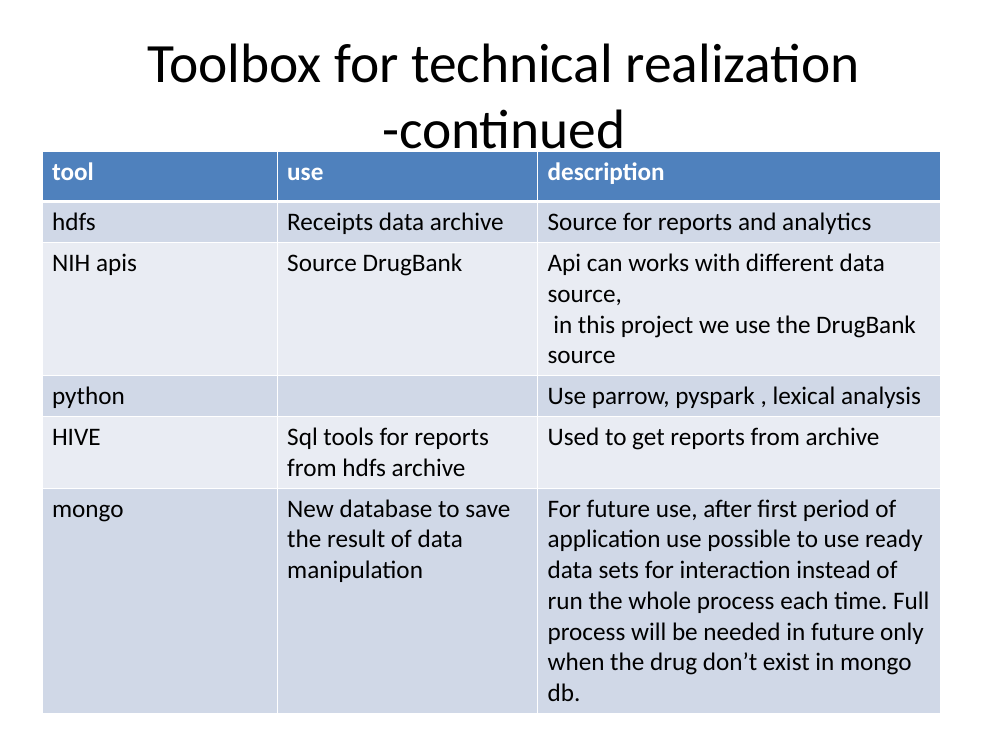
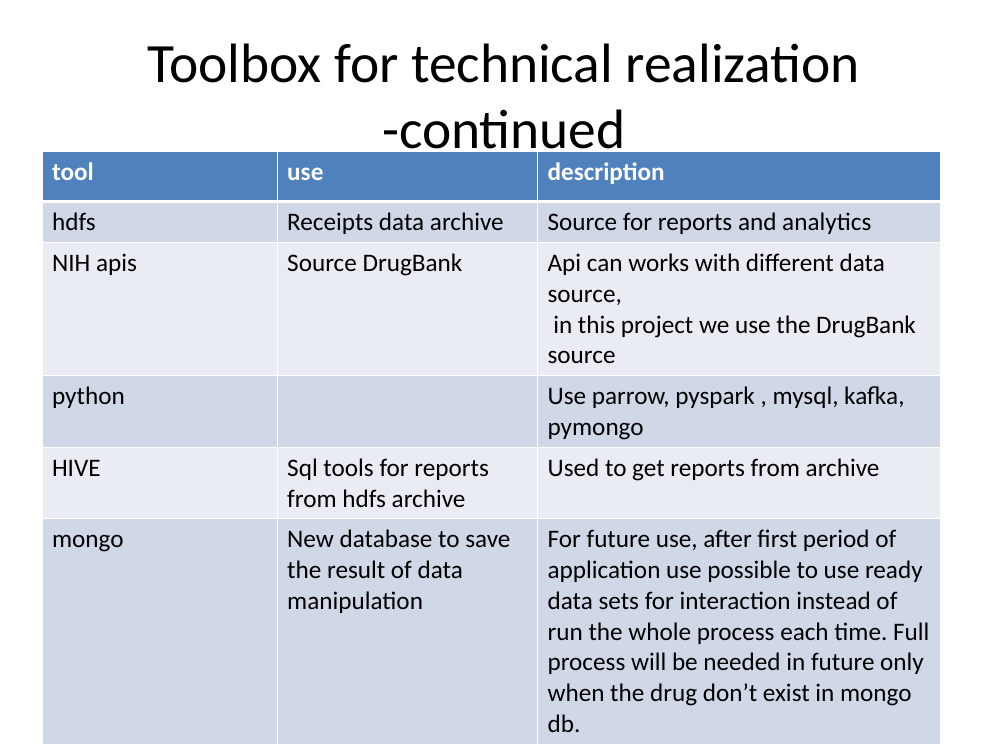
Before and after one commit to katkovOlga/nayaProject, a slide deck: slide 9 of FinalProject.pptx. Drawn at 1008x756 pixels with LibreOffice and Linux fonts; fonts in the diff are those of the drawing. Boxes give left, top, right and bottom in pixels: in the first picture for what was removed or moved away, otherwise in the second. Text is boxed around its words. In the diff, an @@ line names an element or a change of style, - is before the commit and + after.

```diff
--- a/FinalProject.pptx
+++ b/FinalProject.pptx
@@ table at (x1=42, y1=151, x2=940, y2=737) @@
-row 4, column 3: Use parrow, pyspark , lexical analysis
+row 4, column 3: Use parrow, pyspark , mysql, kafka, pymongo
```
Also in this commit, not shown: 3 other slides changed, 5 slides added, 1 slide removed, 2 other files.
